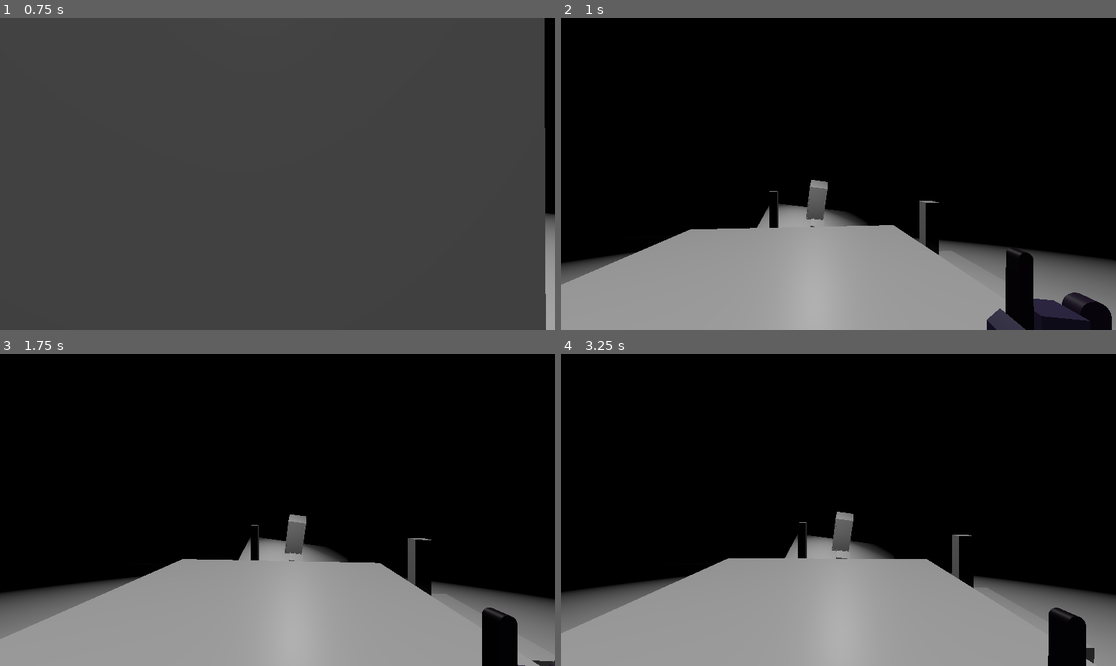
Above: before the commit, frames 1-4 (two rows, left to right).
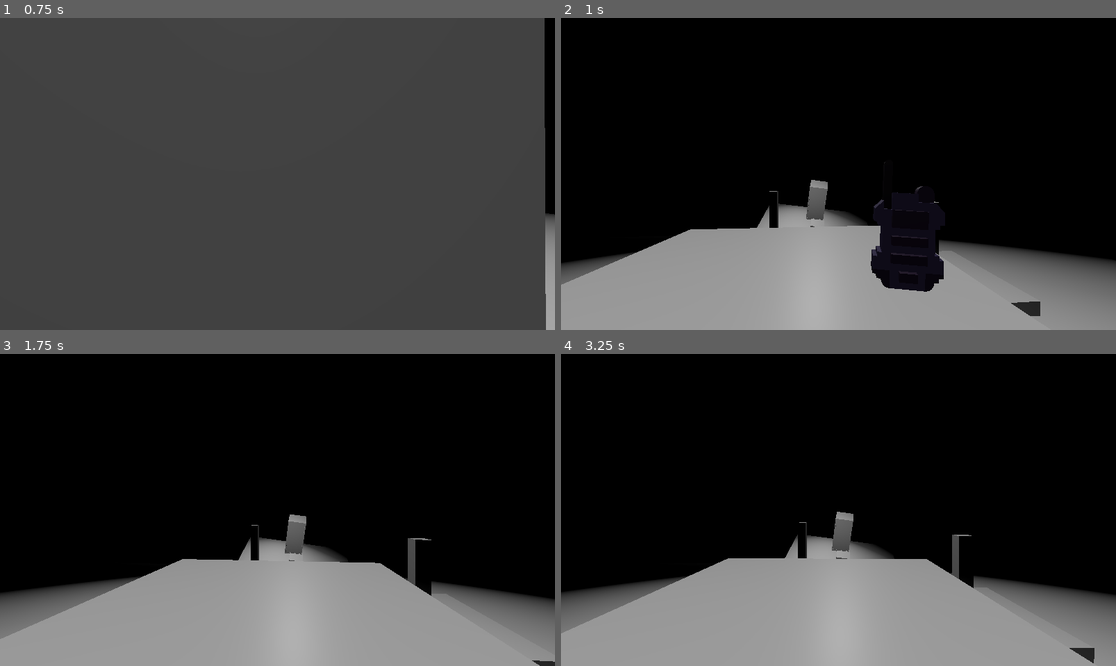
Above: after the commit, the same moments.

Repository: hextraza/ld48-game
Game: Godot game, scene res://Main.tscn
The game is run twice, just before and just after one commit, with the same random seed, the same clock (stepped at 60 frames per second) and the same inputs. Sound files missing from this copy of the repository are replaced by a short silence.
Inputs (mouse positions are in pixels of both pictures, inside the frame that each line leads up to):
- Up to frame 1 (0.75 s): move the mouse to (305, 174) at 0.52 s; hold W (player_forward) from 0.53 s (still down); hold Right mouse button (player_radio) from 0.53 s (still down)
- Up to frame 2 (1 s): keep holding W (player_forward); keep holding Right mouse button (player_radio); tap Space (player_jump) at 0.77 s
- Up to frame 3 (1.75 s): keep holding W (player_forward); move the mouse to (249, 510) at 1.27 s; release Right mouse button (player_radio) at 1.28 s; tap E (player_interact) at 1.35 s; tap Space (player_jump) at 1.52 s; right-click (249, 510) at 1.55 s
- Up to frame 4 (3.25 s): keep holding W (player_forward); move the mouse to (849, 503) at 2.02 s; hold Right mouse button (player_radio) 2.03-2.78 s; tap Enter at 2.75 s; move the mouse to (832, 516) at 2.77 s; right-click (832, 516) at 2.85 s; tap Space (player_jump) at 3.02 s

Frame 1 is identical in both runs. In frame 2, 5.0% of the frame differs, in the area x 55-100%, y 46-100%; in frame 3, 1.1%; in frame 4, 1.2%.

Commit message:
radio audio finished

Diff:
--- a/Entities/Interactable/Objects/ObjectDisappear.gd
+++ b/Entities/Interactable/Objects/ObjectDisappear.gd
@@ -1,4 +1,9 @@
 extends Spatial
 
+export(AudioStreamSample) var sample
+
 func _on_StaticBody_object_interacted():
+	var radios = get_tree().get_nodes_in_group("radio")
+	if radios:
+		radios[0].pending_signal(sample)
 	self.queue_free()
--- a/Main.tscn
+++ b/Main.tscn
@@ -6,6 +6,7 @@
 [ext_resource path="res://Entities/Interactable/Objects/ObjectDisappear.tscn" type="PackedScene" id=4]
 [ext_resource path="res://yoster.ttf" type="DynamicFontData" id=5]
 [ext_resource path="res://Entities/Interactable/Objects/ObjectMove.tscn" type="PackedScene" id=6]
+[ext_resource path="res://Player/Radio/RadioClips/RadioAudioTest.wav" type="AudioStream" id=7]
 
 [sub_resource type="DynamicFont" id=1]
 size = 30
@@ -58,6 +59,7 @@
 
 [node name="ObjectDisappear" parent="." instance=ExtResource( 4 )]
 transform = Transform( 0.096142, 0, 0, 0, 0.619065, 0, 0, 0, 0.096142, -0.913476, 0.481768, -4.62881 )
+sample = ExtResource( 7 )
 
 [node name="ObjectMove" parent="." instance=ExtResource( 6 )]
 transform = Transform( 0.155417, 0, 0, 0, 0.820143, 0, 0, 0, 0.155417, 2.75808, 0.0824296, -3.64791 )
--- a/Player/Radio/Radio.gd
+++ b/Player/Radio/Radio.gd
@@ -1,26 +1,46 @@
 extends PathFollow
 
 export(float) var raising_speed := 0.0
+onready var radio_pending_noise := $RadioPendingNoise
+onready var radio_white_noise := $RadioWhiteNoise
+onready var radio_audio := $RadioAudio
+var is_pending := false
 
 # States
-enum RadioStates {WAITING, PENDING_SIGNAL, RAISING, LISTENING, LOWERING}
+enum RadioStates {WAITING, RAISING, LISTENING, FINISHED, LOWERING}
 var state: int = RadioStates.WAITING
 
 # State transitions
-func waiting():
+func waiting() -> void:
 	state = RadioStates.WAITING
 
-func raising():
+func pending_signal(audio: AudioStreamSample) -> void:
+	if audio:
+		radio_audio.stream = audio
+	is_pending = true
+	radio_pending_noise.playing = true
+	waiting()
+
+func raising() -> void:
 	state = RadioStates.RAISING
 
-func lowering():
+func lowering() -> void:
+	radio_white_noise.playing = false
+	radio_audio.playing = false
 	state = RadioStates.LOWERING
 
-func listening():
+func listening() -> void:
+	radio_pending_noise.playing = false
+	radio_white_noise.playing = true
+	radio_audio.playing = true
 	state = RadioStates.LISTENING
 
+func finished() -> void:
+	is_pending = false
+	radio_audio.stream = null
+
 # Called every frame. 'delta' is the elapsed time since the previous frame.
-func _process(delta):
+func _process(delta) -> void:
 	match state:
 		RadioStates.WAITING:
 			if Input.is_action_pressed("player_radio"):
@@ -40,8 +60,15 @@
 			else:
 				offset -= raising_speed * delta
 				if unit_offset <= 0.00:
-					waiting()
+					if is_pending:
+						pending_signal(null)
+					else:
+						waiting()
 
 		RadioStates.LISTENING:
 			if not Input.is_action_pressed("player_radio"):
 				lowering()
+
+			if radio_audio.stream:
+				if radio_audio.get_playback_position() >= radio_audio.stream.get_length():
+					finished()
--- a/Player/Radio/Radio.tscn
+++ b/Player/Radio/Radio.tscn
@@ -1,7 +1,9 @@
-[gd_scene load_steps=4 format=2]
+[gd_scene load_steps=6 format=2]
 
 [ext_resource path="res://Player/Radio/Radio.glb" type="PackedScene" id=1]
 [ext_resource path="res://Player/Radio/Radio.gd" type="Script" id=2]
+[ext_resource path="res://Player/Radio/RadioAlert.wav" type="AudioStream" id=3]
+[ext_resource path="res://Player/Radio/RadioWhiteNoise.wav" type="AudioStream" id=4]
 
 [sub_resource type="Curve3D" id=1]
 _data = {
@@ -13,13 +15,23 @@
 transform = Transform( 1, 0, 0, 0, 1, 0, 0, 0, 1, -0.00115967, -0.00405884, -0.000171661 )
 curve = SubResource( 1 )
 
-[node name="PathFollow" type="PathFollow" parent="."]
+[node name="PathFollow" type="PathFollow" parent="." groups=[
+"radio",
+]]
 transform = Transform( 0.993587, 0.0636211, -0.0934617, -0.0684035, 0.996458, -0.0488889, 0.0900208, 0.054968, 0.99442, -0.160228, -0.164597, 0.105505 )
 rotation_mode = 0
 cubic_interp = false
 loop = false
 script = ExtResource( 2 )
-raising_speed = 0.6
+raising_speed = 1.0
 
 [node name="Radio" parent="PathFollow" instance=ExtResource( 1 )]
 transform = Transform( -4.37115e-10, 0, 0.00999999, 0, 0.01, 0, -0.01, 0, -4.37113e-10, 0, 0, 0 )
+
+[node name="RadioPendingNoise" type="AudioStreamPlayer" parent="PathFollow"]
+stream = ExtResource( 3 )
+
+[node name="RadioAudio" type="AudioStreamPlayer3D" parent="PathFollow"]
+
+[node name="RadioWhiteNoise" type="AudioStreamPlayer3D" parent="PathFollow"]
+stream = ExtResource( 4 )
Not shown: 1 places in Main.tscn that only renumber resources
Not shown, added: Player/Radio/RadioAlert.wav.import
Not shown, added: Player/Radio/RadioClips/RadioAudioTest.wav.import
Not shown, added: Player/Radio/RadioWhiteNoise.wav.import
Not shown, added: Player/Radio/RadioAlert.wav
Not shown, added: Player/Radio/RadioClips/RadioAudioTest.wav
Not shown, added: Player/Radio/RadioWhiteNoise.wav
